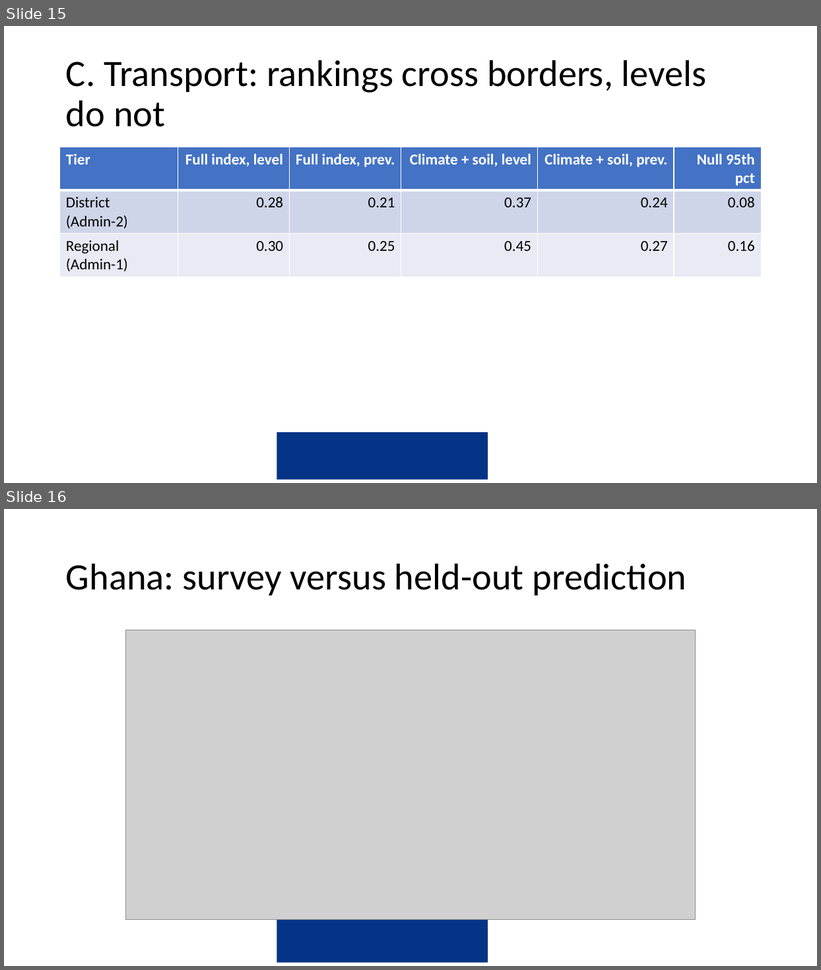
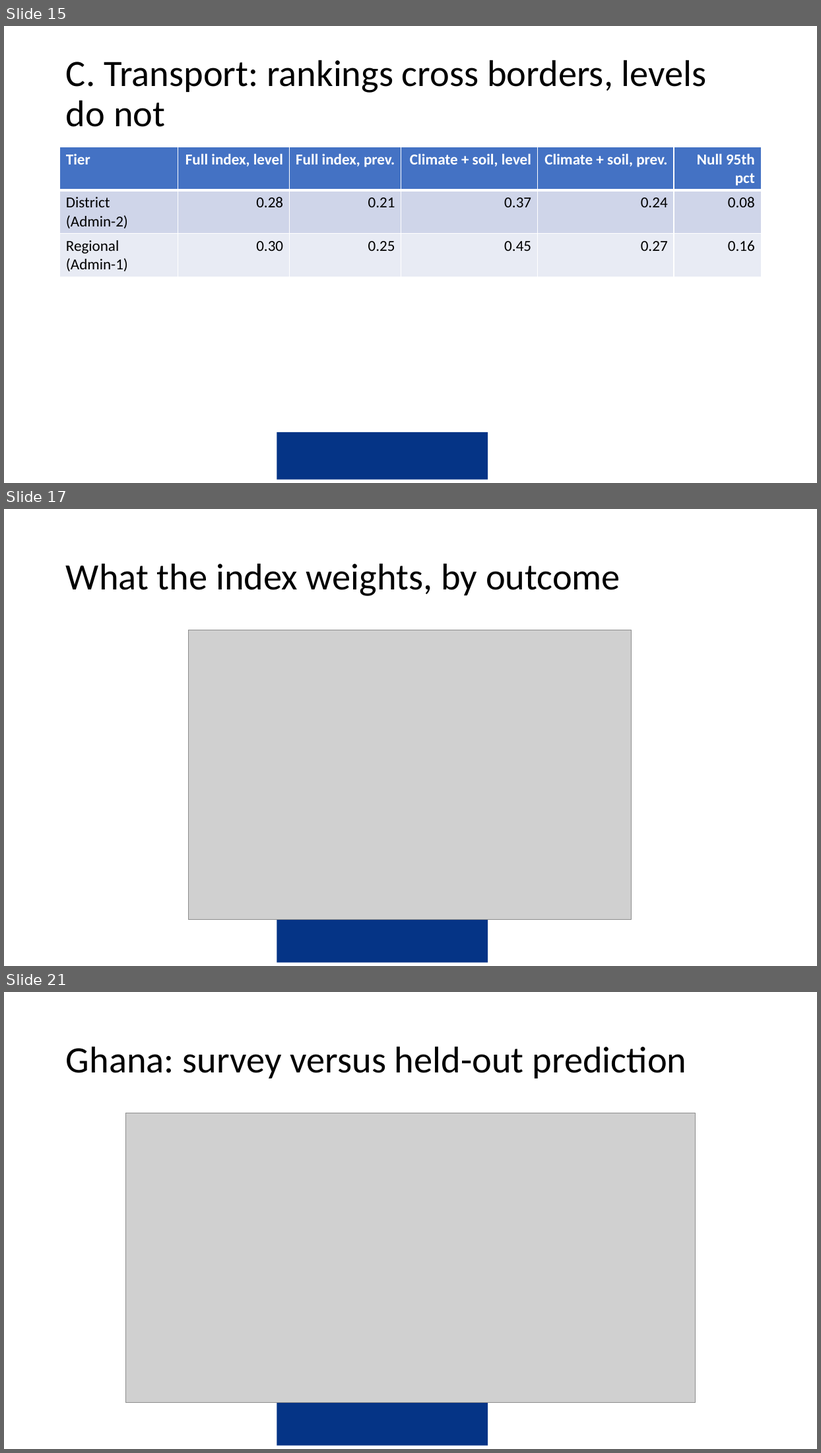
Before and after one commit to amertens/mn-prediction, a slide deck: docs/slides/MN-proxy-Ghana-presentation-2026-09.pptx. Shown one above the other, each under a label of ours: slides 15 and 16 before the commit, slides 15, 17 and 21 after it; the slides between them are not shown. The pictures are 821x970 and 821x1453 pixels, drawn with LibreOffice and Linux fonts; fonts in the diff are those of the drawing; grey boxes stand for pictures; background and template pictures are left out. Boxes give left, top, right and bottom in pixels: in the first picture for what was removed or moved away, otherwise in the second. Text is boxed around its words. In the diff, an @@ line names an element or a change of style, - is before the commit and + after.

```diff
--- a/docs/slides/MN-proxy-Ghana-presentation-2026-09.pptx
+++ b/docs/slides/MN-proxy-Ghana-presentation-2026-09.pptx
@@ slide 17 added at [4,509,817,966], background #FFFFFF; not listed: 1 template element that a slide beside it also shows @@
@@ title added at [66,563,620,596], 44 pt, text #000000 @@
+What the index weights, by outcome
@@ picture added at [189,630,632,920] @@
@@ what was slide 16 is now slide 21 @@
```
Also in this commit, not shown: 4 other slides added, 51 other files.
